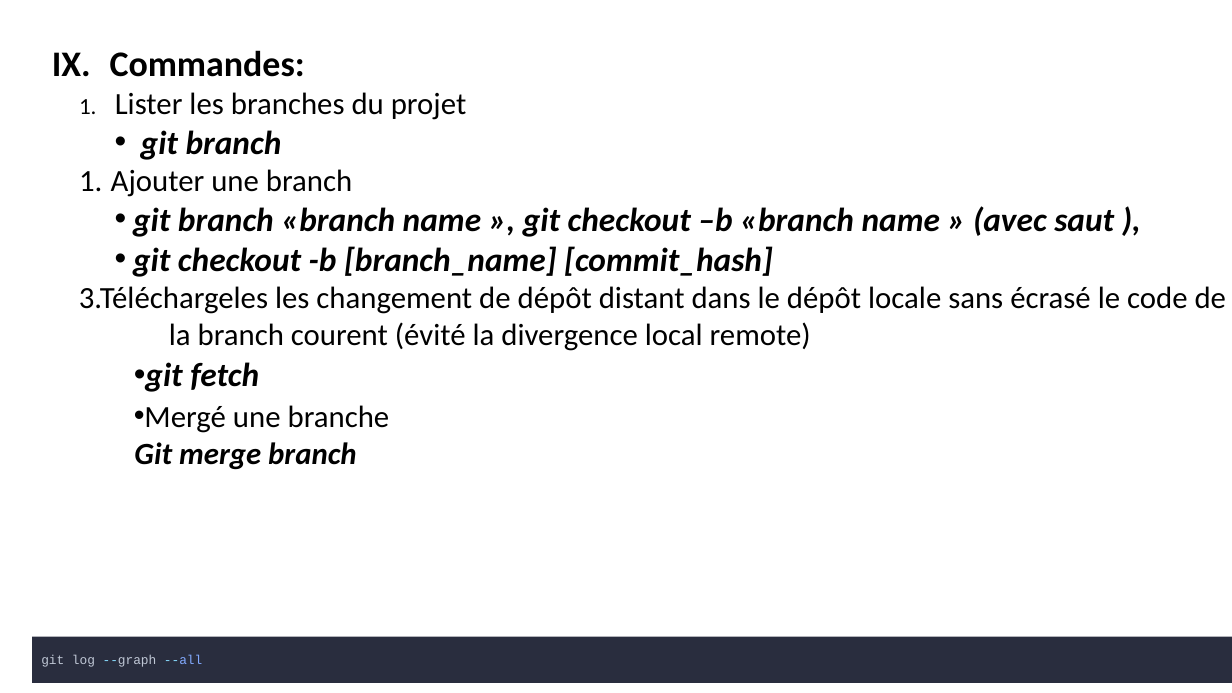
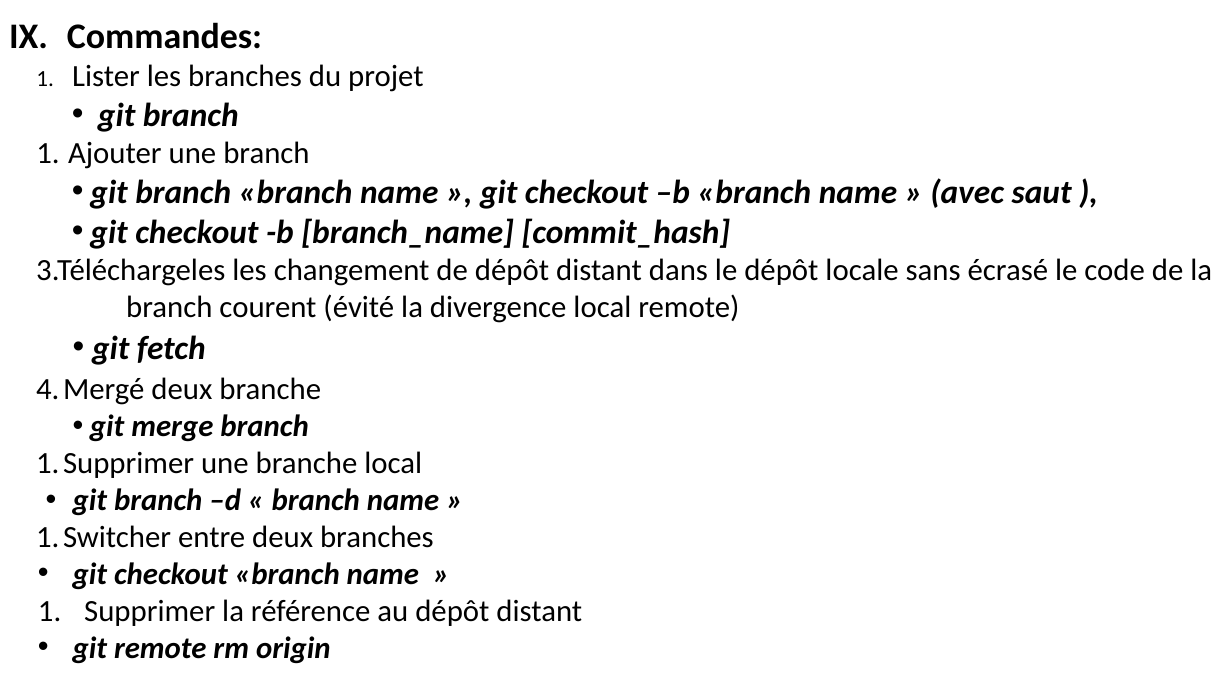
Before and after one commit to belakebiboussad/form, a slide deck: slide 14 of Formation Git.pptx. Drawn at 1232x693 pixels with LibreOffice and Linux fonts; fonts in the diff are those of the drawing. Boxes give left, top, right and bottom in pixels: in the first picture for what was removed or moved away, otherwise in the second. Text is boxed around its words. In the diff, an @@ line names an element or a change of style, - is before the commit and + after.

```diff
--- a/Formation Git.pptx
+++ b/Formation Git.pptx
@@ text "Commandes:": place and size @@
-text "Commandes:" at [79, 50, 1226, 470]
+text "Commandes:" at [36, 22, 1212, 664]
@@ text at [92, 335, 206, 365]: indent changed @@
@@ text at [63, 377, 582, 664]: text changed @@
-  • Mergé une branche
-  Git merge branch
+  4. Mergé deux branche
+  • git merge branch
+  1. Supprimer une branche local
+  • git branch –d « branch name »
+  1. Switcher entre deux branches
+  • git checkout «branch name »
+  1. Supprimer la référence au dépôt distant
+  • git remote rm origin
@@ rectangle removed at [32, 637, 1232, 683] @@
-git log --graph --all
```
Also in this commit, not shown: 1 other slide changed, 2 slides added, 1 slide removed, 1 other file.
